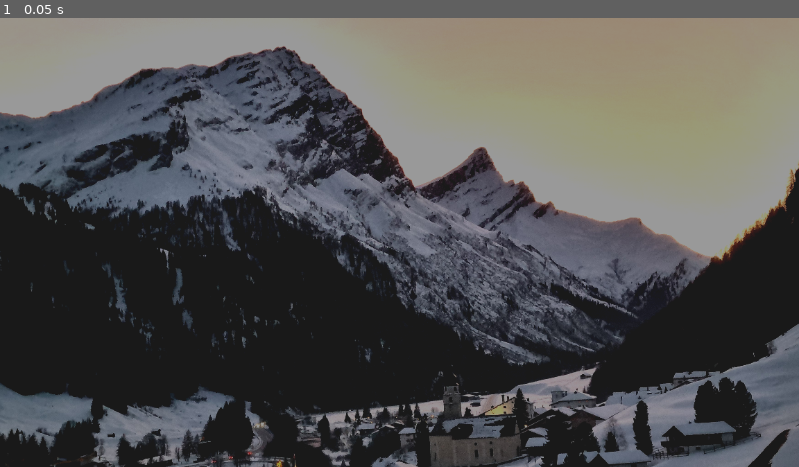
Above: before the commit, frame 1.
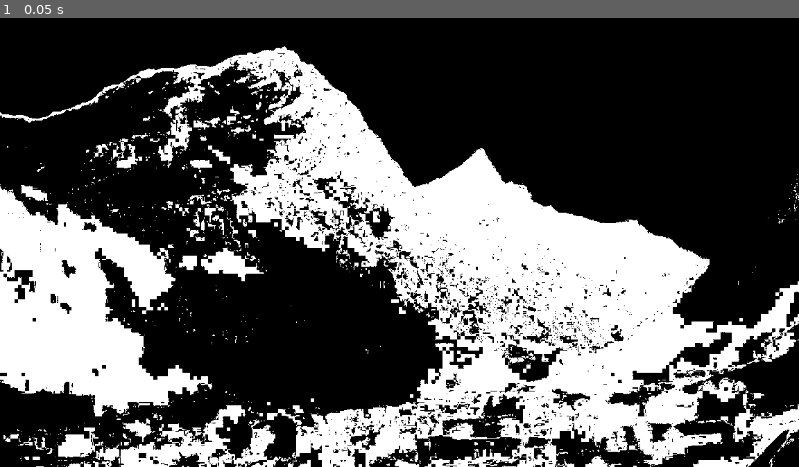
Above: after the commit, the same moment.

Repository: C0RR1T/pixelsort-shader
Game: Godot game, scene res://pixelshader.tscn
Two runs of this game, one before a commit and one after it. Both use one fixed random seed, a clock stepped at 60 frames per second and the inputs below.
Inputs:
- Up to frame 1 (0.05 s): no input

The runs differ from the first frame. In frame 1, 99% of the frame differs, in the area x 0-100%, y 0-100%.

Commit message:
hue and stuff

Diff:
--- a/pixelshader.gdshader
+++ b/pixelshader.gdshader
@@ -27,17 +27,14 @@
 	return hue;
 }
 
+vec4 in_range(vec4 color) {
+	float val = get_hue(color);
+	if(min_value <= val && val <= max_value)
+		return vec4(1,1,1,1);
+	return vec4(0,0,0,1);
+}
+
 void fragment() {
 	vec4 current_texture = texture(TEXTURE, UV);
-	float red = clamp(current_texture.r, min_value, max_value);
-	float green = clamp(current_texture.g, min_value, max_value);
-	float blue = clamp(current_texture.b, min_value, max_value);
-	COLOR = vec4(red, green, blue,1);
+ 	COLOR = in_range(current_texture);
 }
-
-
-
-//void light() {
-	// Called for every pixel for every light affecting the CanvasItem.
-	// Uncomment to replace the default light processing function with this one.
-//}
--- a/pixelshader.tscn
+++ b/pixelshader.tscn
@@ -5,8 +5,8 @@
 
 [sub_resource type="ShaderMaterial" id="ShaderMaterial_e8vg4"]
 shader = ExtResource("1_ylplj")
-shader_parameter/min_value = 0.1
-shader_parameter/max_value = 0.6
+shader_parameter/min_value = 225.0
+shader_parameter/max_value = 375.0
 
 [node name="Node2D" type="Node2D"]
 
